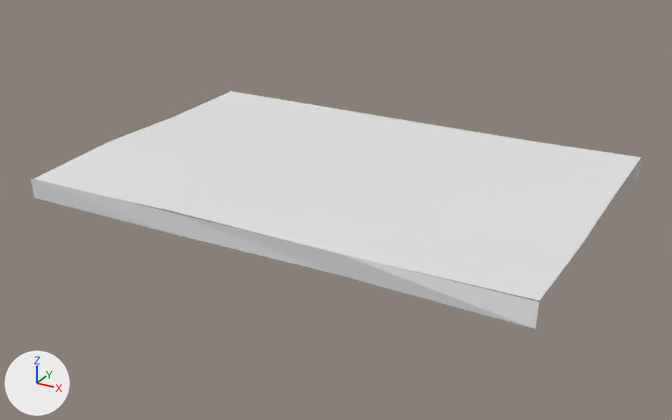
The glTF model Assets/LOC_House/Models/NoiThat/BepAnWC/mesh/KhanBan_Nilon.glb, before and after one commit.
Rendered twice from a 50 mm lens placed at (1.543, -1.426, 1.547), pointed at (0.569, 0.344, 0.662). The axes (+X, +Y, +Z) are drawn at lower left. The lights are the same throughout. The picture after the commit comes second. Materials are left out; every surface is plain grey. Vertices at exactly the same position are counted once.

Names of what the first picture shows: 'geometry_0'.
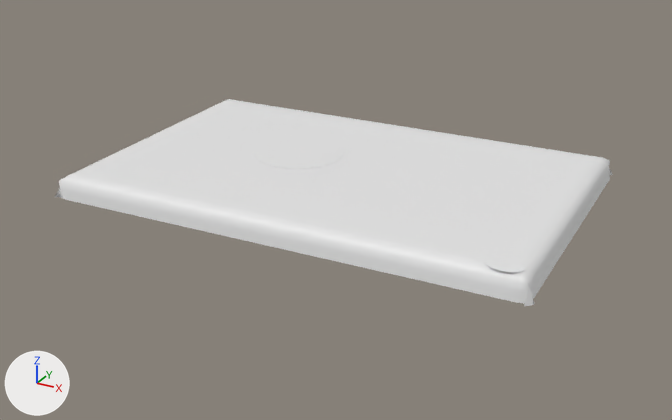
Changed parts and their boxes (x1, y1, x2, y2) in the pictures (672 x 420 px):
'geometry_0', reshaped (9% narrower, 13% shorter)
    before: (31, 91, 641, 329)
    after: (55, 99, 613, 306)
part 1 of me_geometry_0, rebuilt (8% narrower)
    before: (34, 92, 641, 301)
    after: (55, 99, 613, 306)
part 2 of me_geometry_0, deleted
    before: (31, 178, 539, 329)
part 3 of me_geometry_0, deleted
    before: (230, 91, 641, 179)

What the commit changed:
me_geometry_0 is used by ob_geometry_0; location (0.0, 0.0, 0.0).
me_geometry_0 had 32 vertices, 30 faces and spanned x -0.03..1.17, y -0.027..0.781, z 0.705..0.761.
me_geometry_0 now has 2586 vertices, 4966 faces and spans x -0.027..1.14, y 0.006..0.787, z 0.702..0.753.
me_geometry_0 part 1: the loose piece of 16 vertices spanning x -0.03..1.17, y -0.02..0.78, z 0.75..0.761 is rebuilt with 2497 vertices and now spans x -0.027..1.14, y 0.006..0.781, z 0.702..0.752.
me_geometry_0 part 2: the loose piece of 8 vertices spanning x -0.03..1.17, y -0.027..-0.015, z 0.705..0.755 is deleted.
me_geometry_0 part 3: the loose piece of 8 vertices spanning x -0.03..1.17, y 0.773..0.781, z 0.705..0.755 is deleted.
Other edits to the shape of me_geometry_0 do not show in these pictures.
